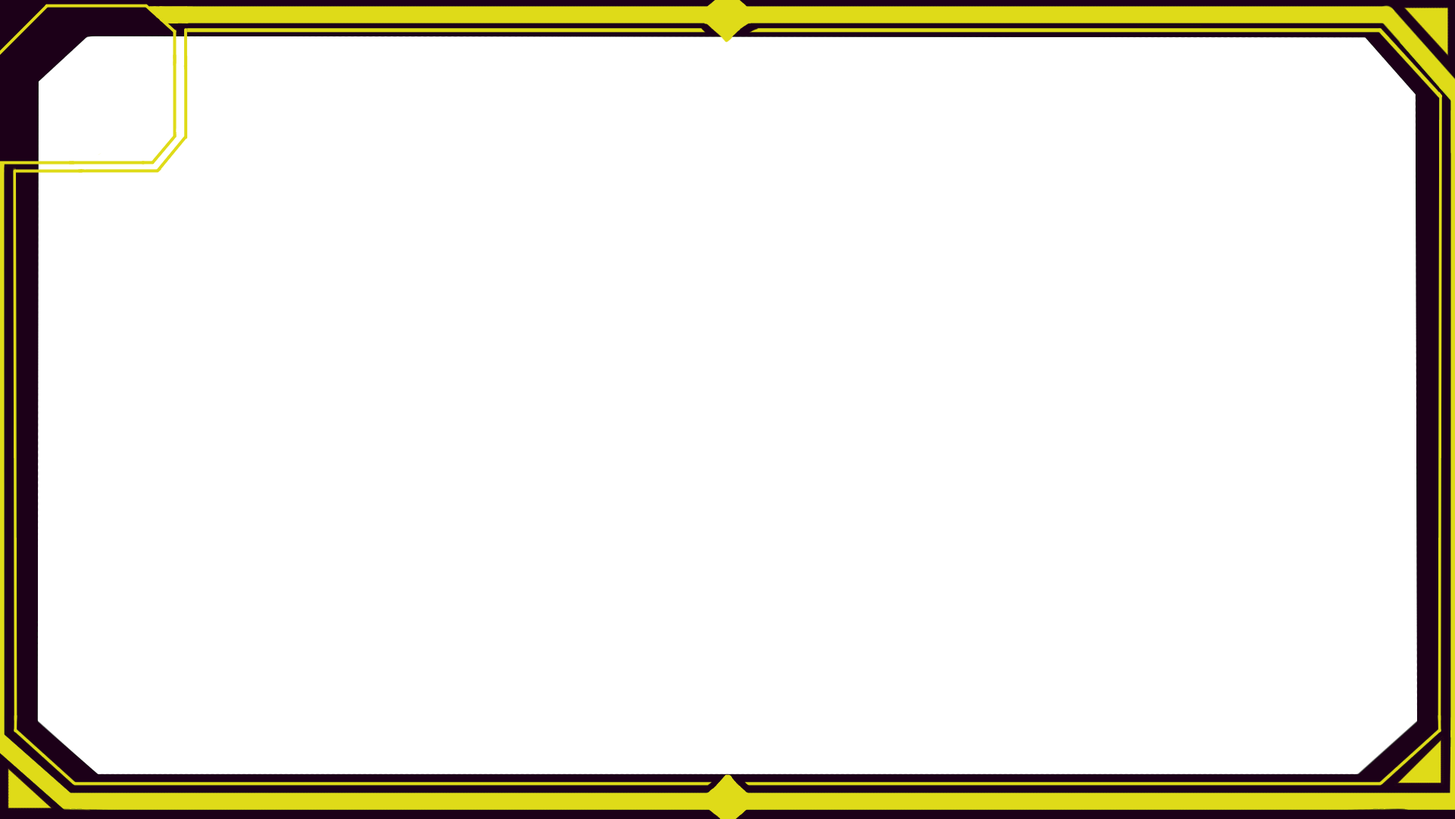
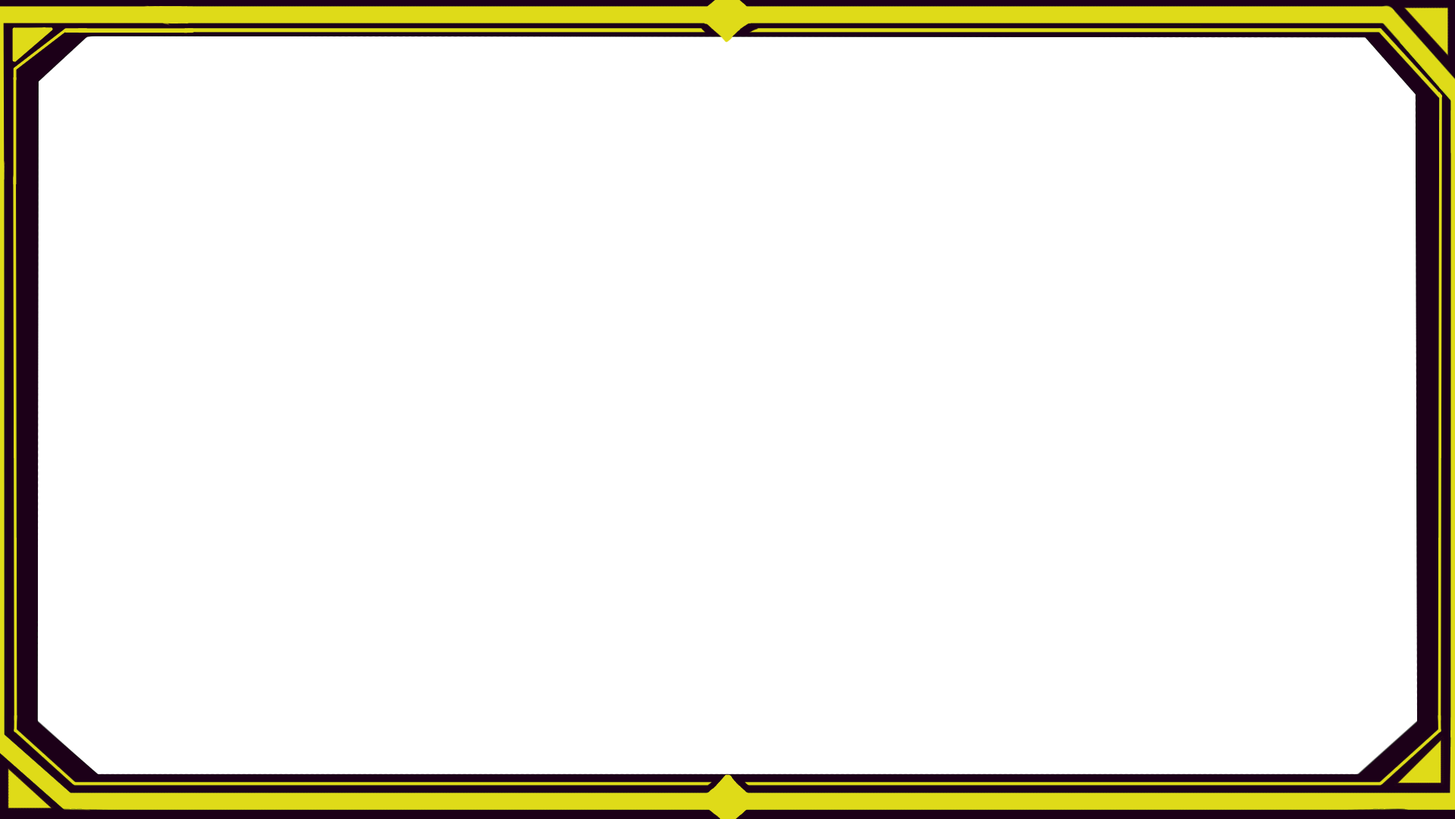
Layer changes from the first w=1455, h=819 image to the second:
painted on "Paint Layer 2" over [0, 3, 197, 185]
painted on "Paint Layer 1" over [0, 3, 197, 185]
